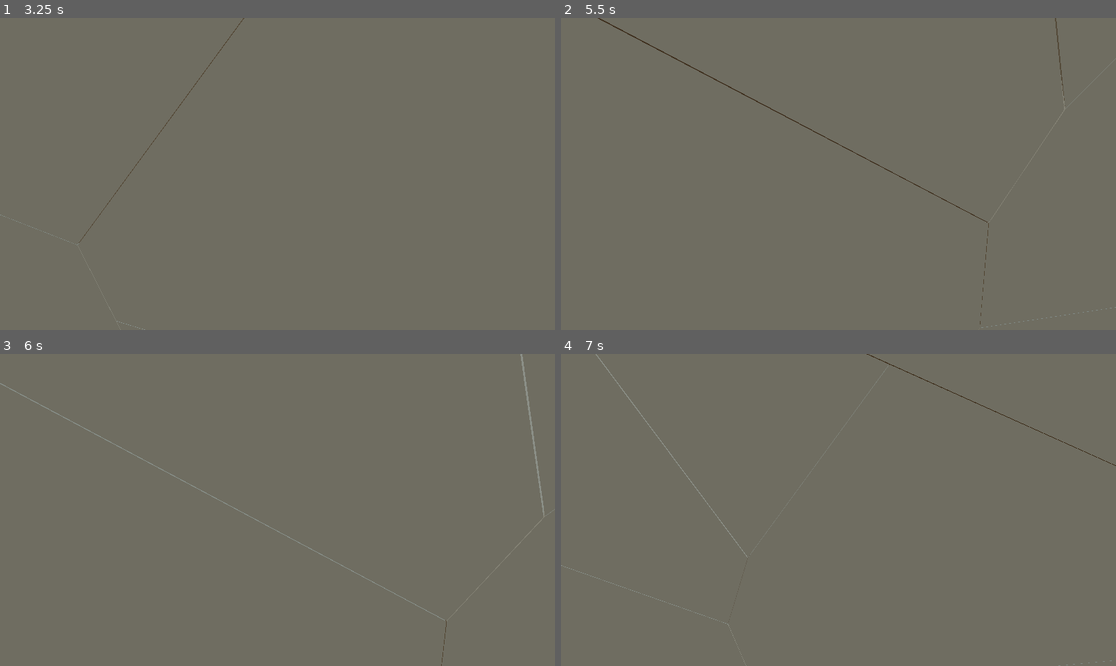
Above: before the commit, frames 1-4 (two rows, left to right).
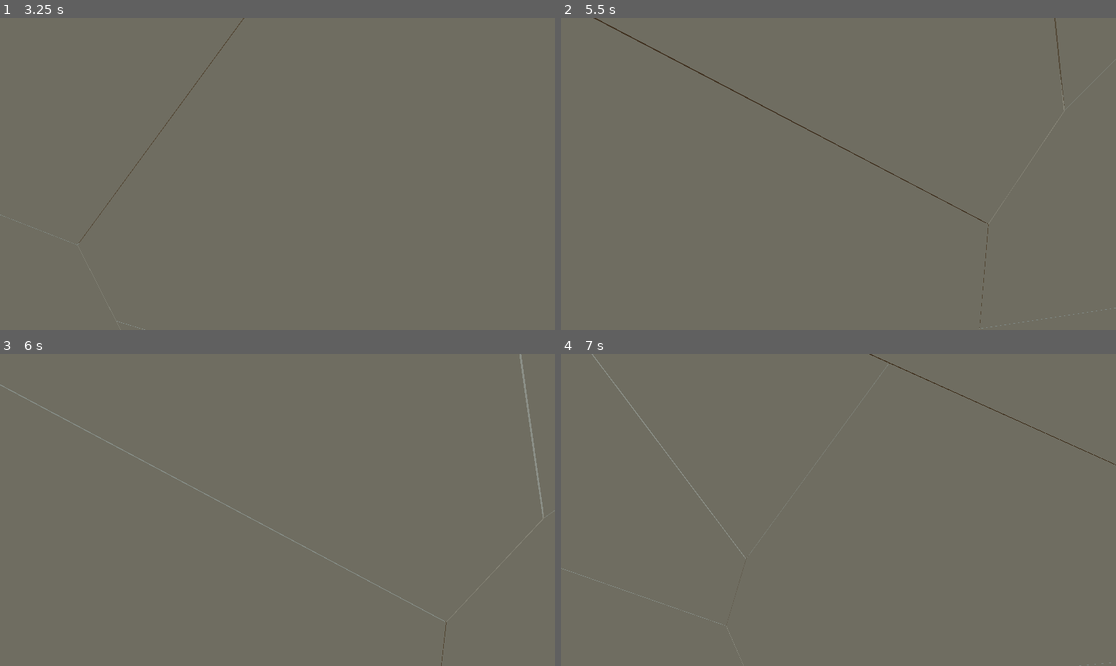
Above: after the commit, the same moments.

Repository: rcorre/wildjam84
Game: Godot game, scene res://menus/title/Title.tscn
The game is run twice, just before and just after one commit, with the same random seed, the same clock (stepped at 60 frames per second) and the same inputs.
Inputs (mouse positions are in pixels of both pictures, inside the frame that each line leads up to):
- Up to frame 1 (3.25 s): click "Play" at 0.5 s; tap Enter at 1.25 s; move the mouse to (271, 180) at 1.27 s; hold W (forward) from 1.28 s (still down); click (271, 180) at 1.35 s; tap Space (jump) at 1.52, 2.27 s; move the mouse to (316, 177) at 2.02 s; click (316, 177) at 2.1 s; move the mouse to (233, 170) at 2.77 s; click (233, 170) at 2.85 s
- Up to frame 2 (5.5 s): move the mouse to (844, 174) at 3.52 s; release W (forward) at 3.53 s; hold A (left) 3.53-4.28 s; click (844, 174) at 3.6 s; tap Space (jump) at 3.77, 4.52, 5.27 s; move the mouse to (816, 167) at 4.27 s; hold W (forward) from 4.28 s (still down); click (816, 167) at 4.35 s; move the mouse to (866, 174) at 5.02 s; click (866, 174) at 5.1 s
- Up to frame 3 (6 s): keep holding W (forward); move the mouse to (249, 510) at 5.77 s; click (249, 510) at 5.85 s
- Up to frame 4 (7 s): tap Space (jump) at 6.5, 6.77 s; move the mouse to (849, 503) at 6.52 s; release W (forward) at 6.53 s; hold D (right) from 6.53 s (still down); click (849, 503) at 6.6 s

Frame 1 is identical in both runs. In frame 2, 0.6% of the frame differs, in the area x 5-100%, y 0-100%; in frame 3, 0.6%, in the area x 0-98%, y 0-100%; in frame 4, 0.6%.

Commit message:
Add spider.

Diff:
--- a/project.godot
+++ b/project.godot
@@ -32,6 +32,10 @@
 
 naming/scene_name_casing=1
 naming/script_name_casing=1
+
+[filesystem]
+
+import/blender/enabled=false
 
 [input]
 
--- /dev/null
+++ b/scenes/Bugs/Bug.gd
@@ -0,0 +1,14 @@
+extends CharacterBody3D
+
+@export var health: int = 50
+
+@onready var splat_sound: AudioStreamPlayer3D = $SplatSound
+@onready var anim: AnimationPlayer = $AnimationPlayer
+
+func hit(_from: Vector3, damage: int) -> void:
+	if health <= 0:
+		splat_sound.play()
+		return
+	health -= damage
+	anim.play("Die")
+	get_tree().create_timer(10.0).timeout.connect(queue_free)
--- /dev/null
+++ b/scenes/Bugs/Spider.tscn
@@ -0,0 +1,55 @@
+[gd_scene load_steps=5 format=3 uid="uid://dmv485f177oai"]
+
+[ext_resource type="PackedScene" uid="uid://cjttwapnf87ix" path="res://assets/models/Spider.glb" id="1_hhqfg"]
+[ext_resource type="Script" uid="uid://bsx4vw80jdvnk" path="res://scenes/Bugs/Bug.gd" id="2_54sod"]
+[ext_resource type="AudioStream" uid="uid://bw4rruf5dkba" path="res://assets/sounds/splat.wav" id="3_sdwer"]
+
+[sub_resource type="BoxShape3D" id="BoxShape3D_dwmdf"]
+size = Vector3(1, 0.31012, 1)
+
+[node name="Spider" instance=ExtResource("1_hhqfg")]
+script = ExtResource("2_54sod")
+
+[node name="Skeleton3D" parent="Armature" index="0"]
+bones/1/position = Vector3(0.289725, 0.00203593, 0.590341)
+bones/1/rotation = Quaternion(0.975297, 0, -0.220897, 3.49246e-09)
+bones/2/position = Vector3(0.654924, 0.00203593, 0.0888006)
+bones/2/rotation = Quaternion(-0.701889, 1.86265e-09, 0.712287, -1.86265e-09)
+bones/3/position = Vector3(0.641939, 0.00203593, -0.101103)
+bones/3/rotation = Quaternion(-0.618405, 1.86264e-09, 0.78586, 0)
+bones/4/position = Vector3(0.492613, 0.00203593, -0.446825)
+bones/5/position = Vector3(-0.289725, 0.00203593, 0.590341)
+bones/5/rotation = Quaternion(0.975297, 0, 0.220897, 3.49246e-09)
+bones/6/position = Vector3(-0.654924, 0.00203593, 0.0888006)
+bones/6/rotation = Quaternion(0.701889, 1.86265e-09, 0.712287, 1.86265e-09)
+bones/7/position = Vector3(-0.641939, 0.00203593, -0.101103)
+bones/7/rotation = Quaternion(0.618405, 1.86264e-09, 0.78586, 0)
+bones/8/position = Vector3(-0.492613, 0.00203593, -0.446825)
+bones/9/position = Vector3(0, 0.14, 0)
+bones/9/rotation = Quaternion(0.707107, -1.37679e-07, -1.37679e-07, 0.707107)
+bones/10/rotation = Quaternion(-0.0470405, 0.00879577, -0.183583, 0.981839)
+bones/11/rotation = Quaternion(0.394072, -0.0115419, -0.0360793, 0.918299)
+bones/12/rotation = Quaternion(-0.0471181, 0.0398323, -0.644364, 0.762226)
+bones/13/rotation = Quaternion(0.392574, -0.0252504, -0.0872432, 0.915225)
+bones/14/rotation = Quaternion(-0.0399305, 0.0452874, -0.748707, 0.660146)
+bones/15/rotation = Quaternion(0.406819, -0.0164518, -0.0534033, 0.911798)
+bones/16/rotation = Quaternion(0.0224688, -0.0520702, 0.916689, -0.395557)
+bones/17/rotation = Quaternion(0.382981, -0.0141097, -0.0490524, 0.922345)
+bones/18/rotation = Quaternion(-0.0470405, -0.00879539, 0.183583, 0.981839)
+bones/19/rotation = Quaternion(0.394072, 0.0115419, 0.0360793, 0.918299)
+bones/20/rotation = Quaternion(-0.0471179, -0.039832, 0.644365, 0.762226)
+bones/21/rotation = Quaternion(0.392574, 0.0252504, 0.0872431, 0.915225)
+bones/22/rotation = Quaternion(-0.0399302, -0.0452872, 0.748707, 0.660146)
+bones/23/rotation = Quaternion(0.406819, 0.0164519, 0.0534033, 0.911798)
+bones/24/rotation = Quaternion(-0.0224683, -0.0520699, 0.916689, 0.395557)
+bones/25/rotation = Quaternion(0.38298, 0.0141096, 0.0490522, 0.922345)
+bones/26/position = Vector3(0, 0.14, 0)
+bones/26/rotation = Quaternion(-0.707107, 0, 0, 0.707107)
+
+[node name="SplatSound" type="AudioStreamPlayer3D" parent="." index="2"]
+stream = ExtResource("3_sdwer")
+pitch_scale = 1.5
+
+[node name="CollisionShape3D" type="CollisionShape3D" parent="." index="3"]
+transform = Transform3D(1, 0, 0, 0, 1, 0, 0, 0, 1, 0, 0.14682, 0)
+shape = SubResource("BoxShape3D_dwmdf")
--- a/scenes/Main.tscn
+++ b/scenes/Main.tscn
@@ -1,8 +1,9 @@
-[gd_scene load_steps=11 format=3 uid="uid://ksrgiopp2i6f"]
+[gd_scene load_steps=12 format=3 uid="uid://ksrgiopp2i6f"]
 
 [ext_resource type="PackedScene" uid="uid://dt8d8bapujifn" path="res://scenes/Player.tscn" id="1_elqb8"]
 [ext_resource type="Script" uid="uid://bpga36wuj1lly" path="res://scenes/Throwable.gd" id="2_rvslj"]
 [ext_resource type="PackedScene" uid="uid://ccpx4vbvil350" path="res://scenes/BreakableWall1.tscn" id="3_0bbpv"]
+[ext_resource type="PackedScene" uid="uid://dmv485f177oai" path="res://scenes/Bugs/Spider.tscn" id="4_rarhs"]
 
 [sub_resource type="ProceduralSkyMaterial" id="ProceduralSkyMaterial_elqb8"]
 sky_horizon_color = Color(0.662243, 0.671743, 0.686743, 1)
@@ -64,3 +65,6 @@
 
 [node name="BreakableWall4" parent="." instance=ExtResource("3_0bbpv")]
 transform = Transform3D(-4.37114e-08, 0, 1, 0, 1, 0, -1, 0, -4.37114e-08, 9, -6.62549, 0.43)
+
+[node name="Spider" parent="." instance=ExtResource("4_rarhs")]
+transform = Transform3D(1, 0, 0, 0, 1, 0, 0, 0, 1, -3.98942, 0, 0)
--- a/scenes/Throwable.gd
+++ b/scenes/Throwable.gd
@@ -18,6 +18,6 @@
 	is_throwing = false
 
 	prints("collided with something", body)
-	if is_instance_of(body, Breakable):
+	if body.has_method("hit"):
 		# todo: base damage on throwable object weight
-		(body as Breakable).hit(self.position, 50)
+		body.call("hit", self.position, 50)
Not shown, added: assets/models/Spider.blend.import
Binary file added: assets/models/Spider.glb
Not shown, added: assets/models/Spider.glb.import
Not shown, added: assets/sounds/splat.wav.import
Not shown: 1 places in menus/title/Title.tscn that only renumber resources
Not shown, added: scenes/Bugs/Bug.gd.uid
Not shown, added: README.md
Not shown, added: assets/models/Spider.blend
Not shown, added: assets/sounds/splat.wav
